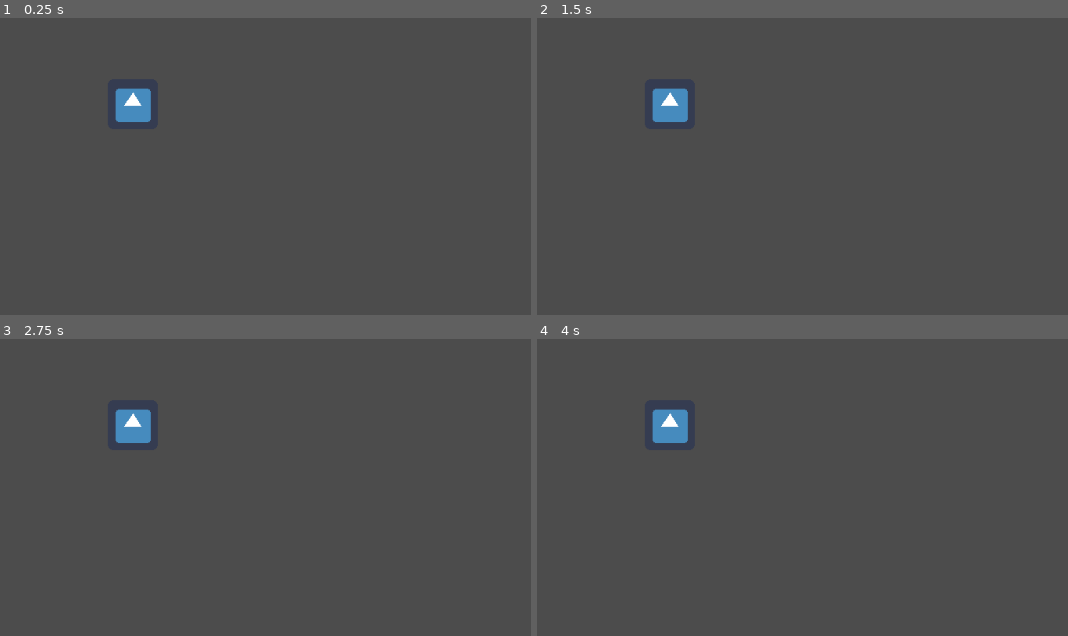
Above: before the commit, frames 1-4 (two rows, left to right).
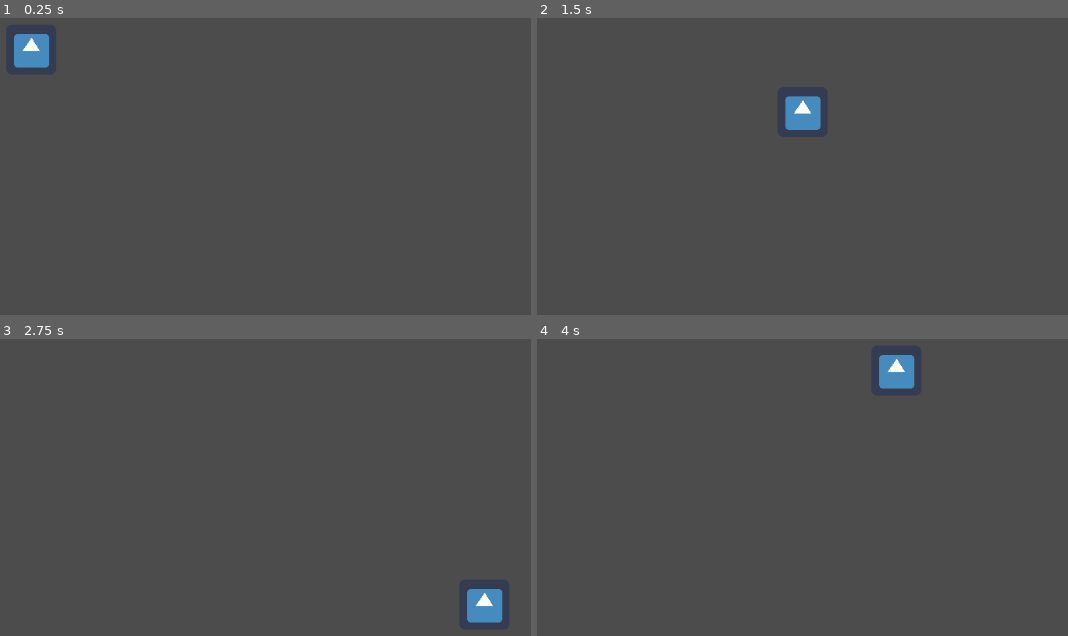
Above: after the commit, the same moments.

Repository: alexfaus08/Animals-Revenge
Game: Godot game, scene res://World.tscn
The game is run twice, just before and just after one commit, with the same random seed, the same clock (stepped at 60 frames per second) and the same inputs. The engine's default icon, where the game draws it, is replaced by a stand-in: a white triangle on a blue panel in a dark square.
Inputs:
- Up to frame 1 (0.25 s): no input
- Up to frame 2 (1.5 s): tap Enter at 0.5 s; hold Right (ui_right) 0.53-1.28 s; hold Down (ui_down) from 1.28 s (still down)
- Up to frame 3 (2.75 s): release Down (ui_down) at 2.03 s; hold Right (ui_right) from 2.03 s (still down)
- Up to frame 4 (4 s): release Right (ui_right) at 2.78 s; hold Up (ui_up) 2.78-3.53 s; hold Left (ui_left) from 3.53 s (still down)

The runs differ from the first frame. In frame 1, 1.5% of the frame differs, in the area x 2-29%, y 5-36%; in frame 2, 1.5%, in the area x 21-54%, y 23-38%; in frame 3, 1.5%; in frame 4, 1.5%.

Commit message:
Movement now works for arrow keys

Diff:
--- a/Player.gd
+++ b/Player.gd
@@ -7,14 +7,18 @@
     screensize = get_viewport_rect().size
 
 func _process(delta):
-    var velocity = Vector2() # The player's movement vector.
-    if Input.is_action_pressed("ui_right"):
-        velocity.x += 1
-    if Input.is_action_pressed("ui_left"):
-        velocity.x -= 1
-    if Input.is_action_pressed("ui_down"):
-        velocity.y += 1
-    if Input.is_action_pressed("ui_up"):
-        velocity.y -= 1
-    if velocity.length() > 0:
-        velocity = velocity.normalized() * speed
+	var velocity = Vector2() # The player's movement vector.
+	if Input.is_action_pressed("ui_right"):
+		velocity.x += 1
+	if Input.is_action_pressed("ui_left"):
+		velocity.x -= 1
+	if Input.is_action_pressed("ui_down"):
+		velocity.y += 1
+	if Input.is_action_pressed("ui_up"):
+		velocity.y -= 1
+	if velocity.length() > 0:
+		velocity = velocity.normalized() * speed
+	position += velocity * delta
+	# Clamping a value means restricting it to a given range.
+	position.x = clamp(position.x, 0, screensize.x)
+	position.y = clamp(position.y, 0, screensize.y)
--- a/World.tscn
+++ b/World.tscn
@@ -1,7 +1,12 @@
-[gd_scene load_steps=3 format=2]
+[gd_scene load_steps=4 format=2]
 
 [ext_resource path="res://Player.gd" type="Script" id=1]
 [ext_resource path="res://icon.png" type="Texture" id=2]
+
+[sub_resource type="RectangleShape2D" id=1]
+
+custom_solver_bias = 0.0
+extents = Vector2( 12.5873, 12.1746 )
 
 [node name="World" type="Node2D" index="0"]
 
@@ -9,7 +14,7 @@
 
 [node name="Player" type="Area2D" parent="." index="0"]
 
-position = Vector2( 260, 140 )
+position = Vector2( 130, 70 )
 input_pickable = true
 gravity_vec = Vector2( 0, 1 )
 gravity = 98.0
@@ -22,9 +27,15 @@
 __meta__ = {
 "_edit_group_": true
 }
-speed = 100
+speed = 400
 
 [node name="Sprite" type="Sprite" parent="Player" index="0"]
 
 texture = ExtResource( 2 )
 _sections_unfolded = [ "Material", "Visibility" ]
+
+[node name="CollisionShape2D" type="CollisionShape2D" parent="Player" index="1"]
+
+position = Vector2( -1.5, -1.5 )
+scale = Vector2( 2.42308, 2.42308 )
+shape = SubResource( 1 )
